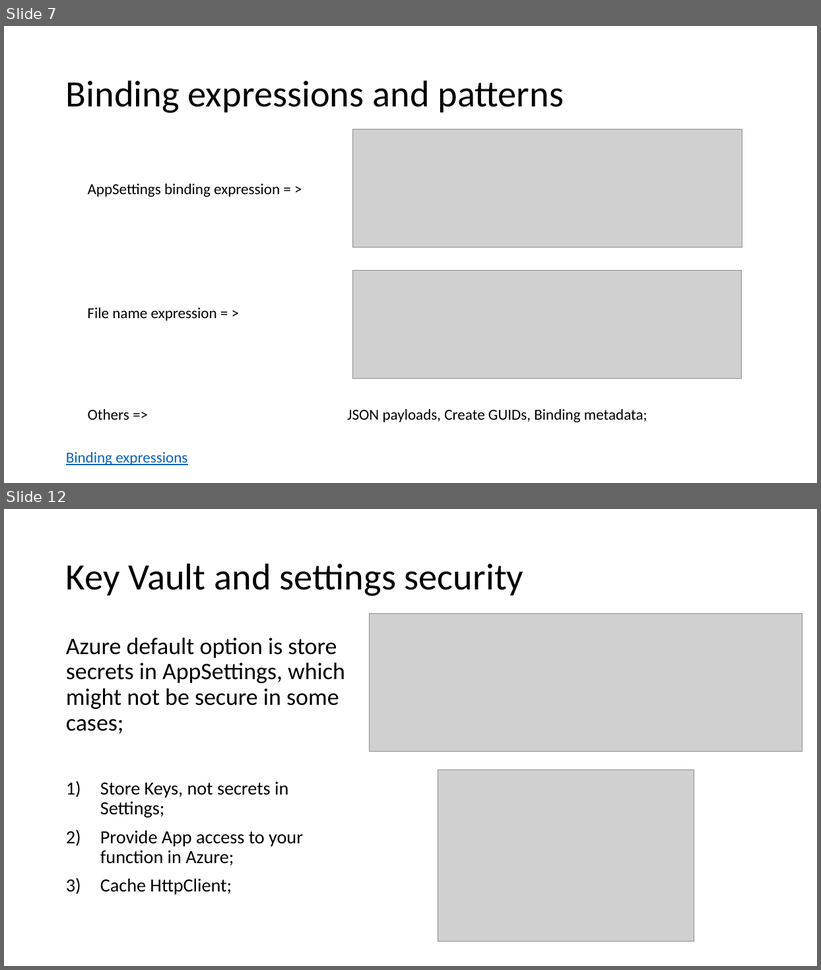
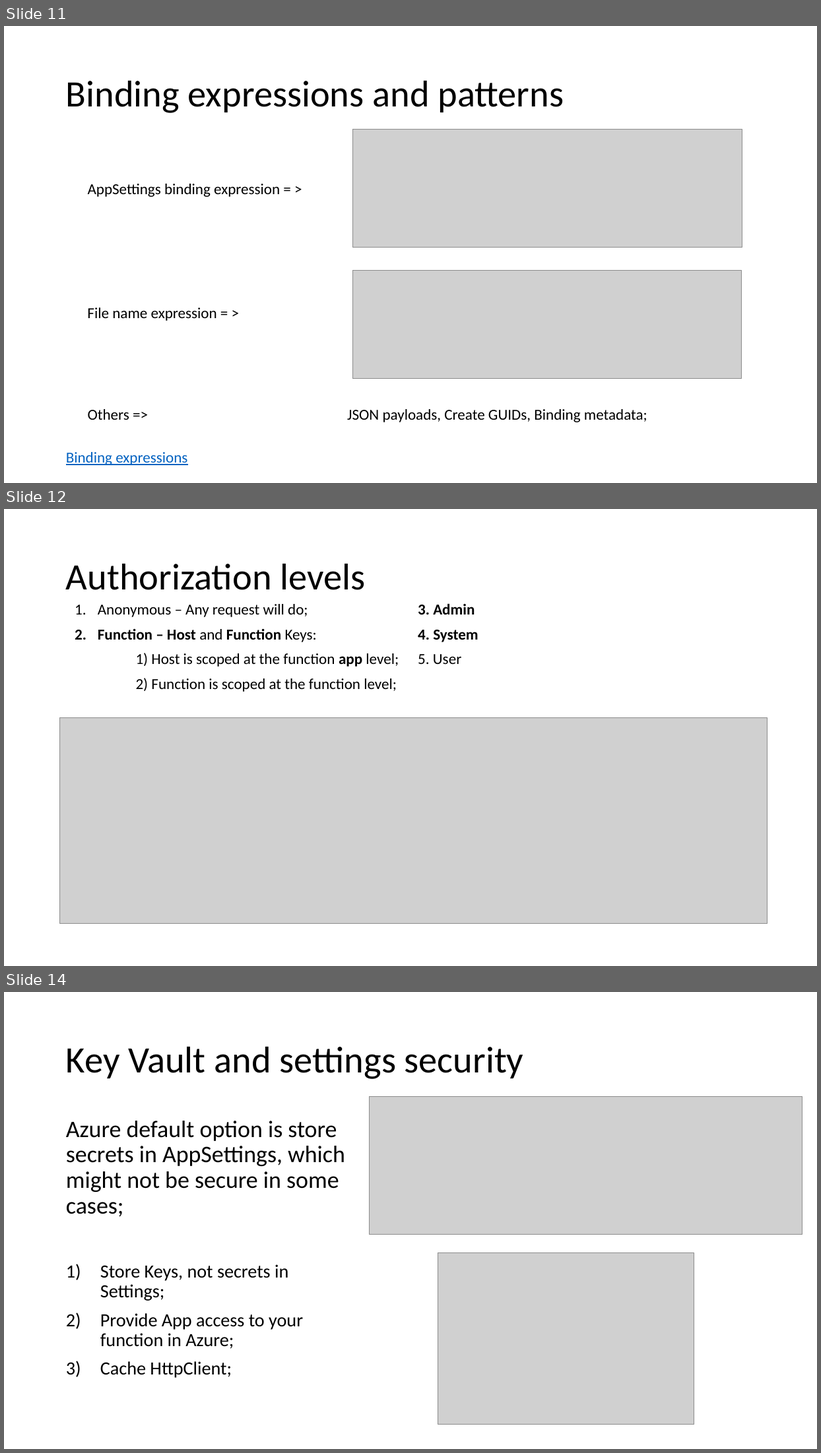
Before and after one commit to Dekorg/TrackApartmentsApp, a slide deck: Presentation/Azure Functions.pptx. Shown one above the other, each under a label of ours: slides 7 and 12 before the commit, slides 11, 12 and 14 after it; the slides between them are not shown. The pictures are 821x970 and 821x1453 pixels, drawn with LibreOffice and Linux fonts; fonts in the diff are those of the drawing; grey boxes stand for pictures. Boxes give left, top, right and bottom in pixels: in the first picture for what was removed or moved away, otherwise in the second. Text is boxed around its words. In the diff, an @@ line names an element or a change of style, - is before the commit and + after.

Commit message:
Added function auth

```diff
--- a/Presentation/Azure Functions.pptx
+++ b/Presentation/Azure Functions.pptx
@@ slide 12 added at (4,509,817,966), background #FFFFFF @@
@@ title added at (66,563,366,590), 44 pt, text #000000 @@
+Authorization levels
@@ text added at (98,604,461,692), 18 pt, text #000000 @@
+1. Anonymous – Any request will do;
+2. Function – Host and Function Keys:
+1) Host is scoped at the function app level;
+2) Function is scoped at the function level;
+3. Admin
+4. System
+5. User
@@ picture added at (60,718,768,923) @@
@@ what was slide 7 is now slide 11 @@
@@ what was slide 12 is now slide 14 @@
```
Also in this commit, not shown: 6 slides changed, 6 other slides added, 3 slides removed, 1 other file.
